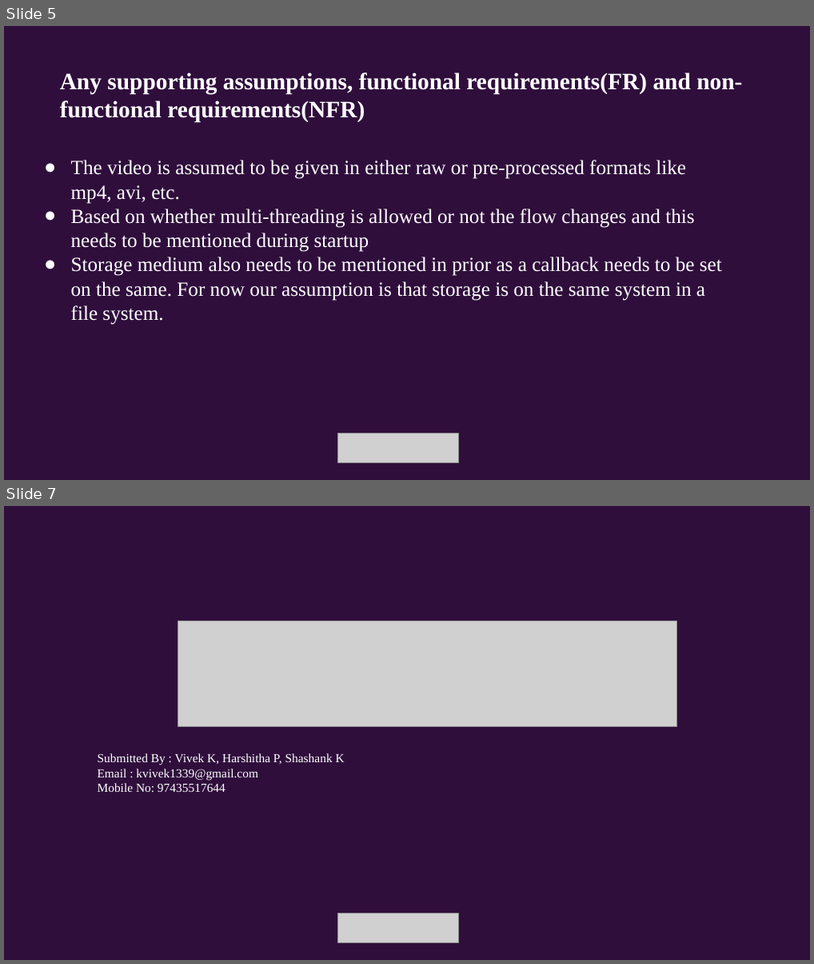
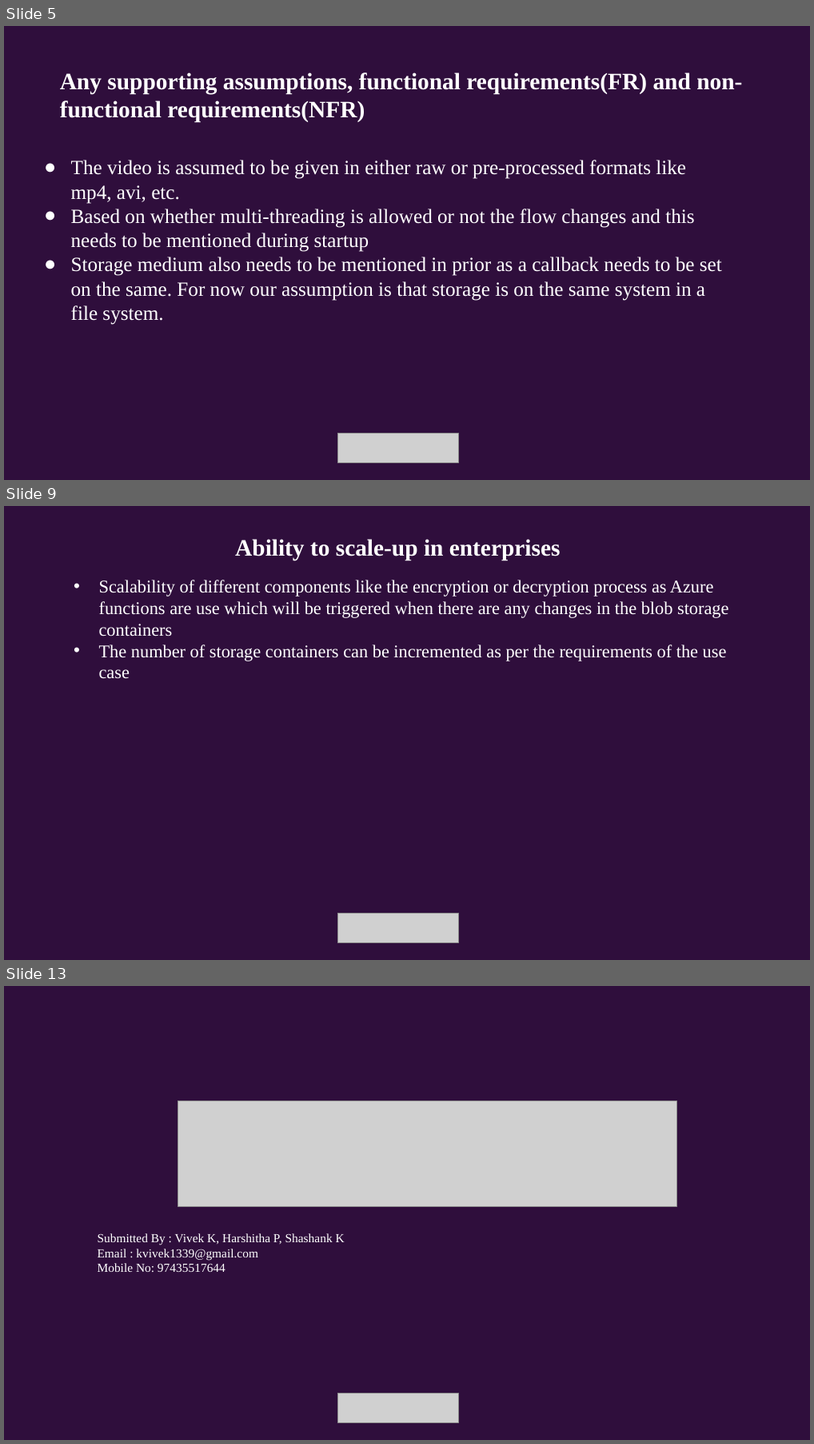
Before and after one commit to harshithaputtaswamy/video-compression, a slide deck: idea/idea_video_compression.pptx. Shown one above the other, each under a label of ours: slides 5 and 7 before the commit, slides 5, 9 and 13 after it; the slides between them are not shown. The pictures are 814x964 and 814x1444 pixels, drawn with LibreOffice and Linux fonts; fonts in the diff are those of the drawing; grey boxes stand for pictures. Boxes give left, top, right and bottom in pixels: in the first picture for what was removed or moved away, otherwise in the second. Text is boxed around its words. In the diff, an @@ line names an element or a change of style, - is before the commit and + after.

```diff
--- a/idea/idea_video_compression.pptx
+++ b/idea/idea_video_compression.pptx
@@ slide 9 added at (x1=4, y1=506, x2=810, y2=960), background #FFFFFF @@
@@ rectangle added at (x1=4, y1=506, x2=810, y2=959), fill #2F0E3C @@
@@ text added at (x1=235, y1=539, x2=561, y2=560), 21 pt, text #FFFFFF, bold @@
+Ability to scale-up in enterprises
@@ text added at (x1=99, y1=580, x2=729, y2=679), 16 pt, text #FFFFFF @@
+• Scalability of different components like the encryption or decryption process as Azure functions are use which will be triggered when there are any changes in the blob storage containers
+• The number of storage containers can be incremented as per the requirements of the use case
@@ picture added at (x1=338, y1=913, x2=459, y2=942) @@
@@ what was slide 7 is now slide 13 @@
```
Also in this commit, not shown: 1 slide changed, 5 other slides added.
